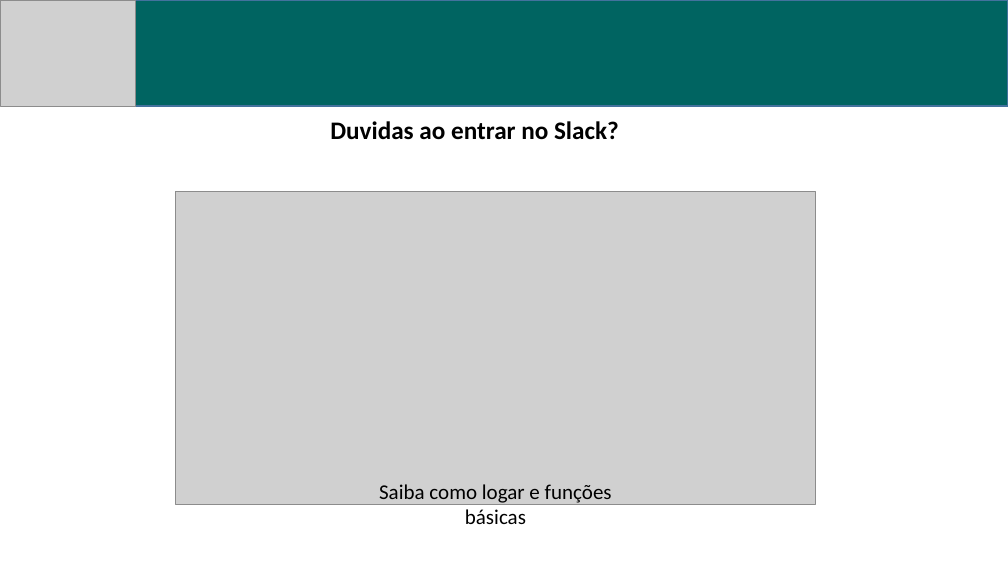
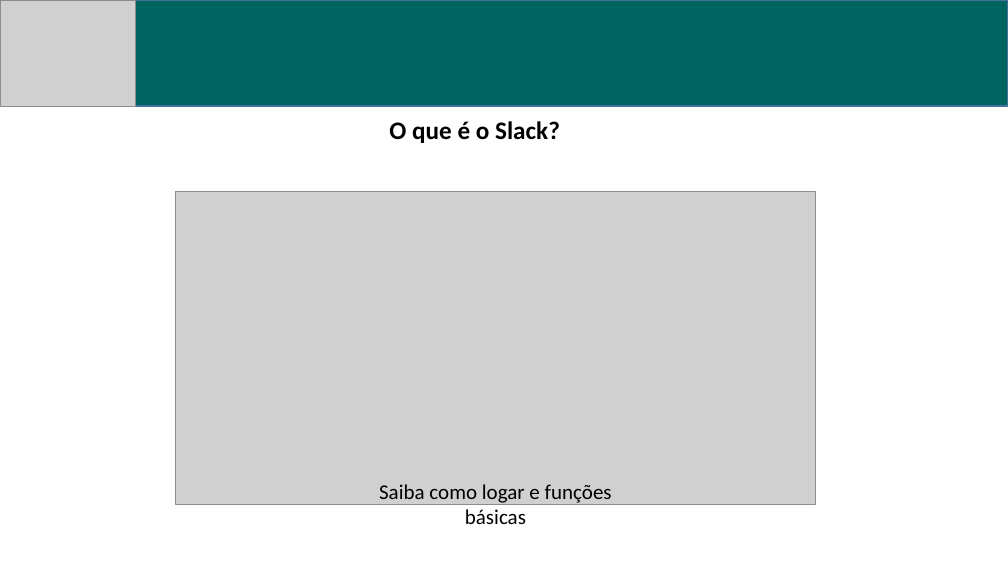
Before and after one commit to GuiDegan/paginalina_home_antiga, a slide deck: slide 1 of documentos_primeirosacessos/Slack.pptx. Drawn at 1008x567 pixels with LibreOffice and Linux fonts; fonts in the diff are those of the drawing; grey boxes stand for pictures. Boxes give left, top, right and bottom in pixels: in the first picture for what was removed or moved away, otherwise in the second. Text is boxed around its words. In the diff, an @@ line names an element or a change of style, - is before the commit and + after.

```diff
--- a/documentos_primeirosacessos/Slack.pptx
+++ b/documentos_primeirosacessos/Slack.pptx
@@ text at [389,121,560,143]: text changed @@
-Duvidas ao entrar no Slack?
+O que é o Slack?
```
Also in this commit, not shown: 1 slide added, 2 other files.
